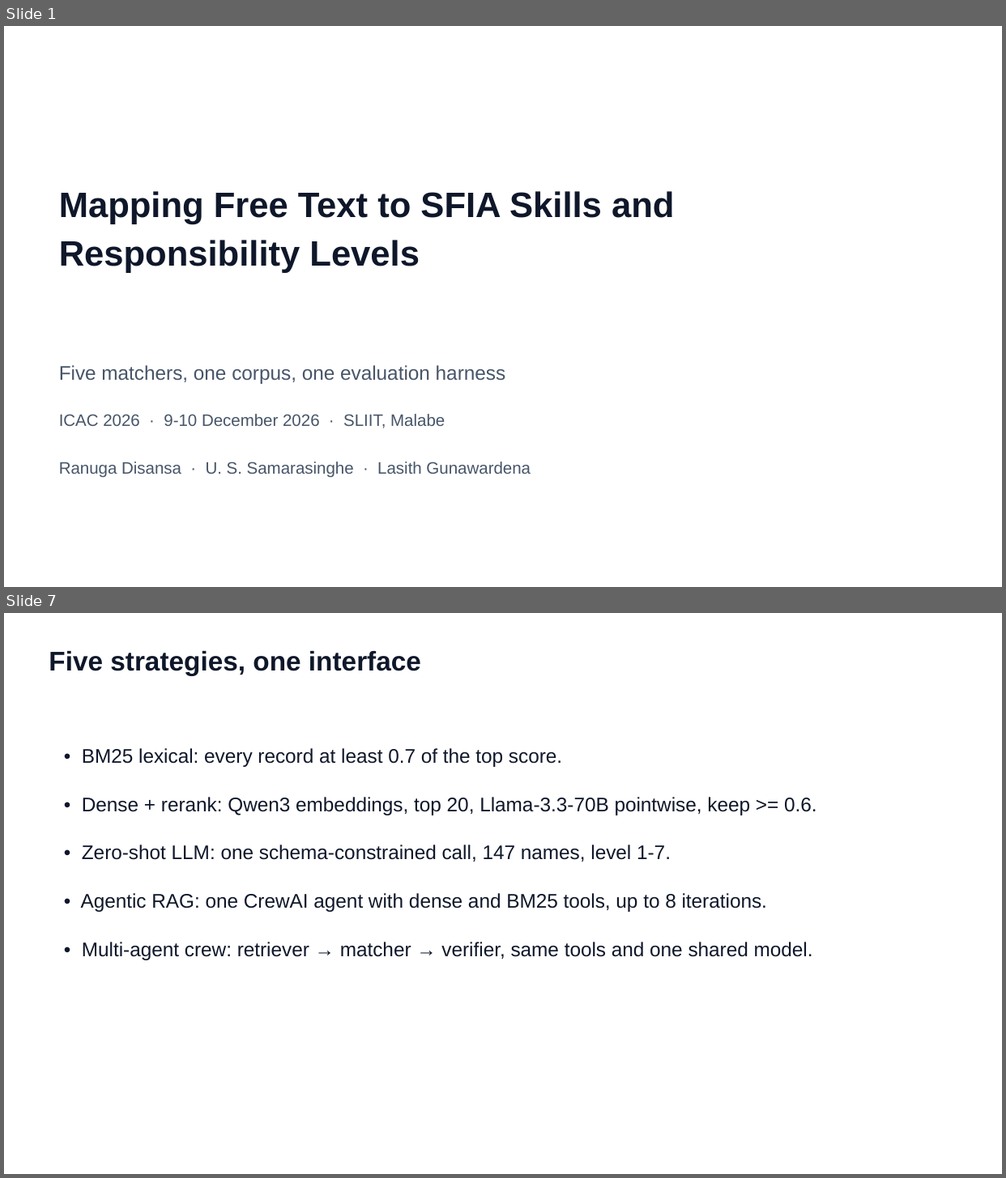
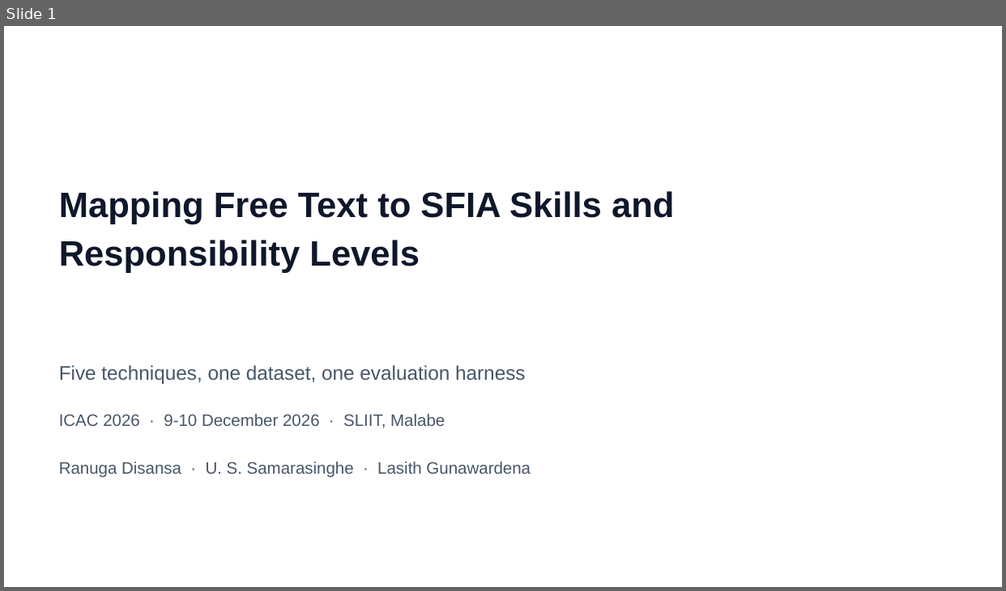
Before and after one commit to prdai/sfia-structured-skill-extraction, a slide deck: talk/deck/sfia-icac-2026.pptx. Shown one above the other, each under a label of ours: slides 1 and 7 before the commit, slide 1 after it; the slides between them are not shown. The pictures are 1006x1178 and 1006x591 pixels, drawn with LibreOffice and Linux fonts; fonts in the diff are those of the drawing. Boxes give left, top, right and bottom in pixels: in the first picture for what was removed or moved away, otherwise in the second. Text is boxed around its words. In the diff, an @@ line names an element or a change of style, - is before the commit and + after.

```diff
--- a/talk/deck/sfia-icac-2026.pptx
+++ b/talk/deck/sfia-icac-2026.pptx
@@ slide 7 removed at <box>4,613,1002,1174</box>, background #FFFFFF @@
@@ text removed at <box>49,650,421,675</box> @@
-Five strategies, one interface
@@ text removed at <box>82,748,562,767</box> @@
-• BM25 lexical: every record at least 0.7 of the top score.
@@ text removed at <box>82,797,817,815</box> @@
-• Dense + rerank: Qwen3 embeddings, top 20, Llama-3.3-70B pointwise, keep >= 0.6.
@@ text removed at <box>82,845,671,862</box> @@
-• Zero-shot LLM: one schema-constrained call, 147 names, level 1-7.
@@ text removed at <box>81,893,767,912</box> @@
-• Agentic RAG: one CrewAI agent with dense and BM25 tools, up to 8 iterations.
@@ text removed at <box>82,942,813,960</box> @@
-• Multi-agent crew: retriever → matcher → verifier, same tools and one shared model.
@@ slide 1 changed as well @@
@@ text at <box>59,365,526,384</box>: text changed @@
-Five matchers, one corpus, one evaluation harness
+Five techniques, one dataset, one evaluation harness
```
Also in this commit, not shown: 1 other slide changed, 10 slides added, 15 other slides removed, 5 other files.
